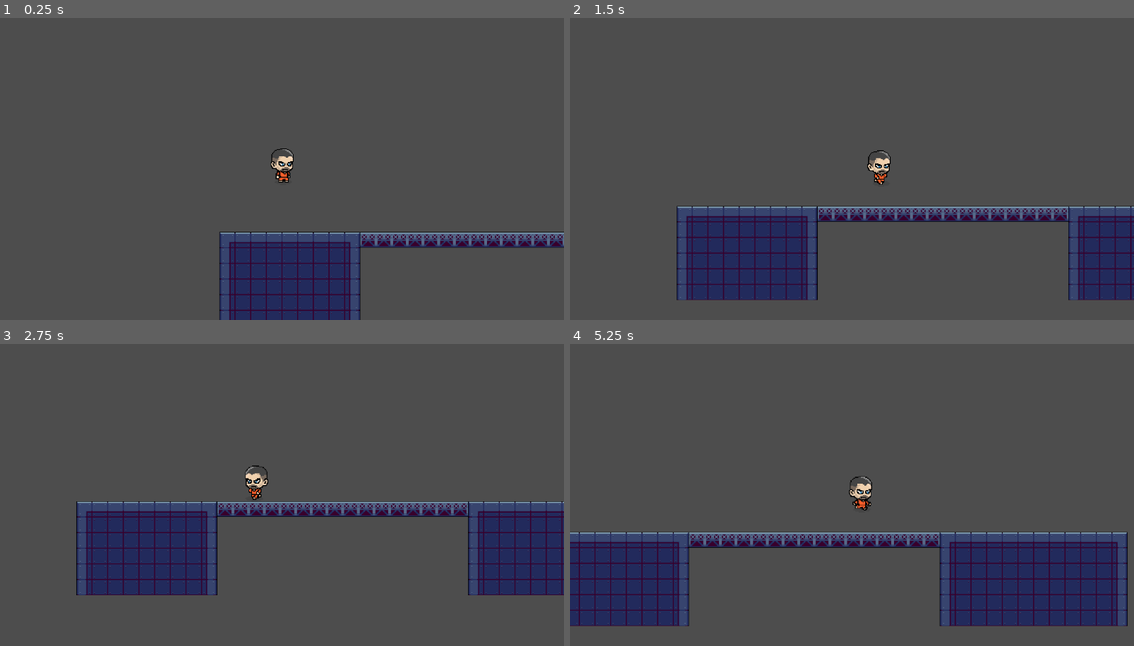
Above: before the commit, frames 1-4 (two rows, left to right).
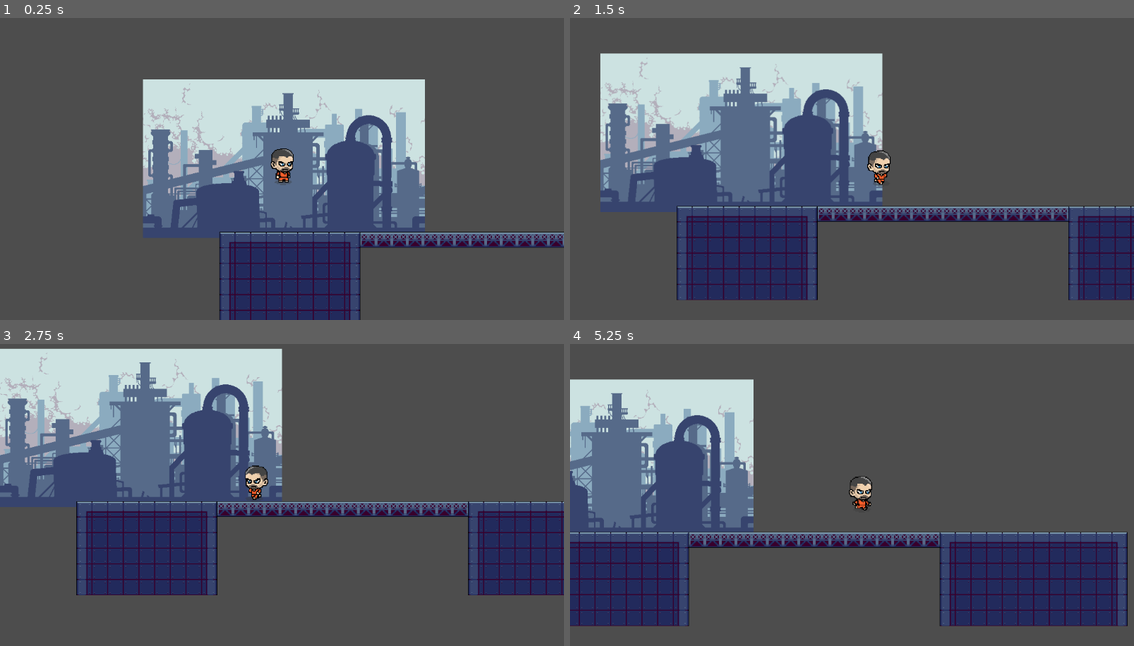
Above: after the commit, the same moments.

Repository: GSalise/Keyless
Game: Godot game, scene res://scenes/World.tscn
The game is run twice, just before and just after one commit, with the same random seed, the same clock (stepped at 60 frames per second) and the same inputs.
Inputs:
- Up to frame 1 (0.25 s): no input
- Up to frame 2 (1.5 s): hold D (move_right) from 0.53 s (still down); tap Space (jump) at 0.77 s
- Up to frame 3 (2.75 s): tap Space (jump) at 1.52 s; release D (move_right) at 2.03 s; hold A (move_left) from 2.03 s (still down)
- Up to frame 4 (5.25 s): release A (move_left) at 2.78 s; hold D (move_right) 2.78-4.28 s; tap Space (jump) at 3.02, 3.77, 4.52 s; hold A (move_left) 4.28-5.03 s; hold D (move_right) from 5.03 s (still down)

The runs differ from the first frame. In frame 1, 25% of the frame differs, in the area x 25-76%, y 20-73%; in frame 2, 25%, in the area x 5-56%, y 11-65%; in frame 3, 25%; in frame 4, 16%.

Commit message:
feat: experimenting with parallax backgrounds

Diff:
--- a/scenes/World.tscn
+++ b/scenes/World.tscn
@@ -1,8 +1,13 @@
 [gd_scene format=4 uid="uid://c2ex0kg5amvua"]
 
+[ext_resource type="Texture2D" uid="uid://c1nhooen837d8" path="res://assets/background/industrial/1.png" id="1_b3faq"]
 [ext_resource type="PackedScene" uid="uid://cfurdengunsyc" path="res://objects/player.tscn" id="1_kqs1s"]
 [ext_resource type="Texture2D" uid="uid://cv7i5of0y3r3l" path="res://assets/tiles/industrialtileset.png" id="2_32lhk"]
+[ext_resource type="Texture2D" uid="uid://bx4d644gk51p4" path="res://assets/background/industrial/2.png" id="2_ygioq"]
 [ext_resource type="Texture2D" uid="uid://brs6oxb38n2ta" path="res://assets/tiles/prison/tileset_prison.png" id="3_7g83o"]
+[ext_resource type="Texture2D" uid="uid://dhcbj2ycwrq4y" path="res://assets/background/industrial/3.png" id="3_pdh0q"]
+[ext_resource type="Texture2D" uid="uid://47gyadr2iphk" path="res://assets/background/industrial/4.png" id="4_h1bdy"]
+[ext_resource type="Texture2D" uid="uid://cyivfog7juxs6" path="res://assets/background/industrial/5.png" id="5_7c4bj"]
 
 [sub_resource type="TileSetAtlasSource" id="TileSetAtlasSource_7g83o"]
 texture = ExtResource("2_32lhk")
@@ -258,6 +263,43 @@
 
 [node name="Game" type="Node2D" unique_id=1594544164]
 
+[node name="ParallaxBackground" type="ParallaxBackground" parent="." unique_id=1005578797]
+
+[node name="ParallaxLayer" type="ParallaxLayer" parent="ParallaxBackground" unique_id=457644634]
+position = Vector2(4, -150)
+motion_mirroring = Vector2(1440, 0)
+
+[node name="Sprite2D" type="Sprite2D" parent="ParallaxBackground/ParallaxLayer" unique_id=1150449546]
+texture = ExtResource("1_b3faq")
+
+[node name="ParallaxLayer2" type="ParallaxLayer" parent="ParallaxBackground" unique_id=310966403]
+position = Vector2(4, -150)
+motion_mirroring = Vector2(1440, 0)
+
+[node name="Sprite2D" type="Sprite2D" parent="ParallaxBackground/ParallaxLayer2" unique_id=342163851]
+texture = ExtResource("2_ygioq")
+
+[node name="ParallaxLayer3" type="ParallaxLayer" parent="ParallaxBackground" unique_id=104375385]
+position = Vector2(4, -150)
+motion_mirroring = Vector2(1440, 0)
+
+[node name="Sprite2D" type="Sprite2D" parent="ParallaxBackground/ParallaxLayer3" unique_id=389652481]
+texture = ExtResource("3_pdh0q")
+
+[node name="ParallaxLayer4" type="ParallaxLayer" parent="ParallaxBackground" unique_id=611709172]
+position = Vector2(4, -150)
+motion_mirroring = Vector2(1440, 0)
+
+[node name="Sprite2D" type="Sprite2D" parent="ParallaxBackground/ParallaxLayer4" unique_id=89994082]
+texture = ExtResource("4_h1bdy")
+
+[node name="ParallaxLayer5" type="ParallaxLayer" parent="ParallaxBackground" unique_id=855628712]
+position = Vector2(4, -150)
+motion_mirroring = Vector2(1440, 0)
+
+[node name="Sprite2D" type="Sprite2D" parent="ParallaxBackground/ParallaxLayer5" unique_id=750554916]
+texture = ExtResource("5_7c4bj")
+
 [node name="CharacterBody2D" parent="." unique_id=375027641 instance=ExtResource("1_kqs1s")]
 position = Vector2(0, -126.000015)
 
